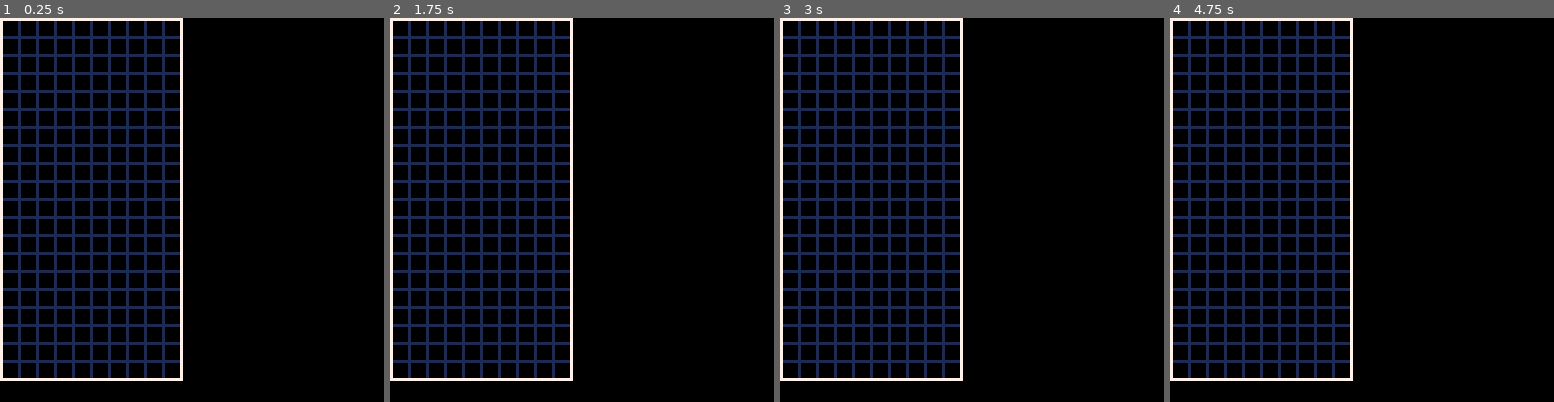
Above: before the commit, frames 1-4 (left to right).
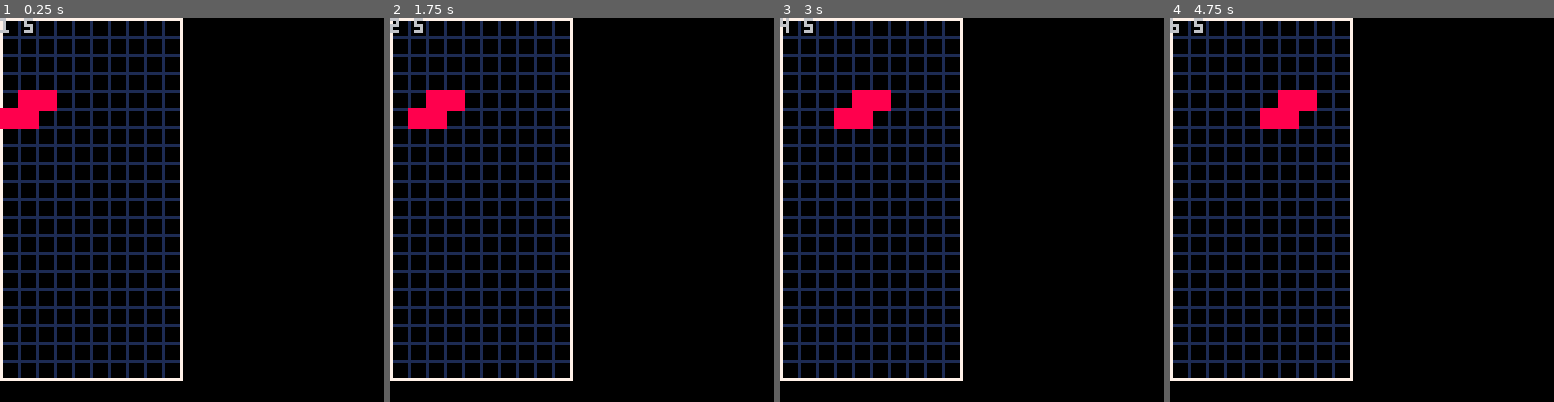
Above: after the commit, the same moments.

Repository: tesselode/tera
Game: PICO-8 cartridge tris.p8
The game is run twice, just before and just after one commit, with the same random seed, the same clock (stepped at 60 frames per second) and the same inputs.
Inputs:
- Up to frame 1 (0.25 s): no input
- Up to frame 2 (1.75 s): hold Right from 1.6 s (still down)
- Up to frame 3 (3 s): release Right at 2.1 s; hold Right from 2.47 s (still down)
- Up to frame 4 (4.75 s): release Right at 3.03 s; hold Left 3.08-3.58 s; hold Right 4.02-4.68 s

The runs differ from the first frame. In frame 1, 1.2% of the frame differs, in the area x 0-15%, y 0-29%; in frame 2, 1.2%, in the area x 0-20%, y 0-29%; in frame 3, 1.2%; in frame 4, 1.2%.

Commit message:
horizontal piece movement

Diff:
--- a/tris.p8
+++ b/tris.p8
@@ -249,6 +249,48 @@
 
 function state.game:enter()
 	self:init_board()
+	self.current_tetromino = {
+		shape = 's',
+		x = 1,
+		y = 5,
+		orientation = 1,
+	}
+end
+
+function state.game:is_block_free(x, y)
+	if x < 1 or y < 1 or x > board_width or y > board_height then
+		return false
+	end
+	return self.board[x][y] == 0
+end
+
+function state.game:can_tetromino_fit(shape, x, y, orientation)
+	local blocks = tetrominoes[shape].blocks[orientation]
+	for relative_y = 1, #blocks do
+		local row = blocks[relative_y]
+		for relative_x = 1, #row do
+			if row[relative_x] == 1 then
+				if not self:is_block_free(x + relative_x - 1, y + relative_y - 1) then
+					return false
+				end
+			end
+		end
+	end
+	return true
+end
+
+function state.game:update()
+	local c = self.current_tetromino
+	if btnp(0) then
+		if self:can_tetromino_fit(c.shape, c.x - 1, c.y, c.orientation) then
+			c.x -= 1
+		end
+	end
+	if btnp(1) then
+		if self:can_tetromino_fit(c.shape, c.x + 1, c.y, c.orientation) then
+			c.x += 1
+		end
+	end
 end
 
 function state.game:draw_board()
@@ -264,8 +306,26 @@
 		visible_board_height * block_size, 7)
 end
 
+function state.game:draw_current_tetromino()
+	local c = self.current_tetromino
+	local blocks = tetrominoes[c.shape].blocks[c.orientation]
+	for relative_y = 1, #blocks do
+		local row = blocks[relative_y]
+		for relative_x = 1, #row do
+			local x = c.x + relative_x - 1
+			local y = c.y + relative_y - 1
+			if row[relative_x] == 1 then
+				rectfill((x - 1) * block_size, (y - 1) * block_size,
+					x * block_size, y * block_size, 8)
+			end
+		end
+	end
+end
+
 function state.game:draw()
 	self:draw_board()
+	self:draw_current_tetromino()
+	print(self.current_tetromino.x .. ' ' .. self.current_tetromino.y, 0, 0, 6)
 end
 
 -->8
